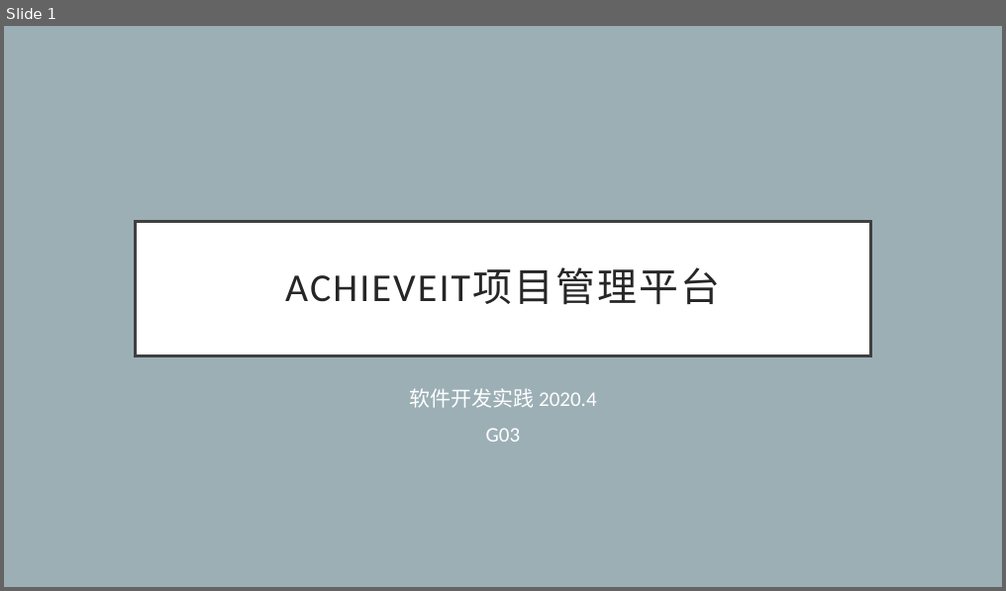
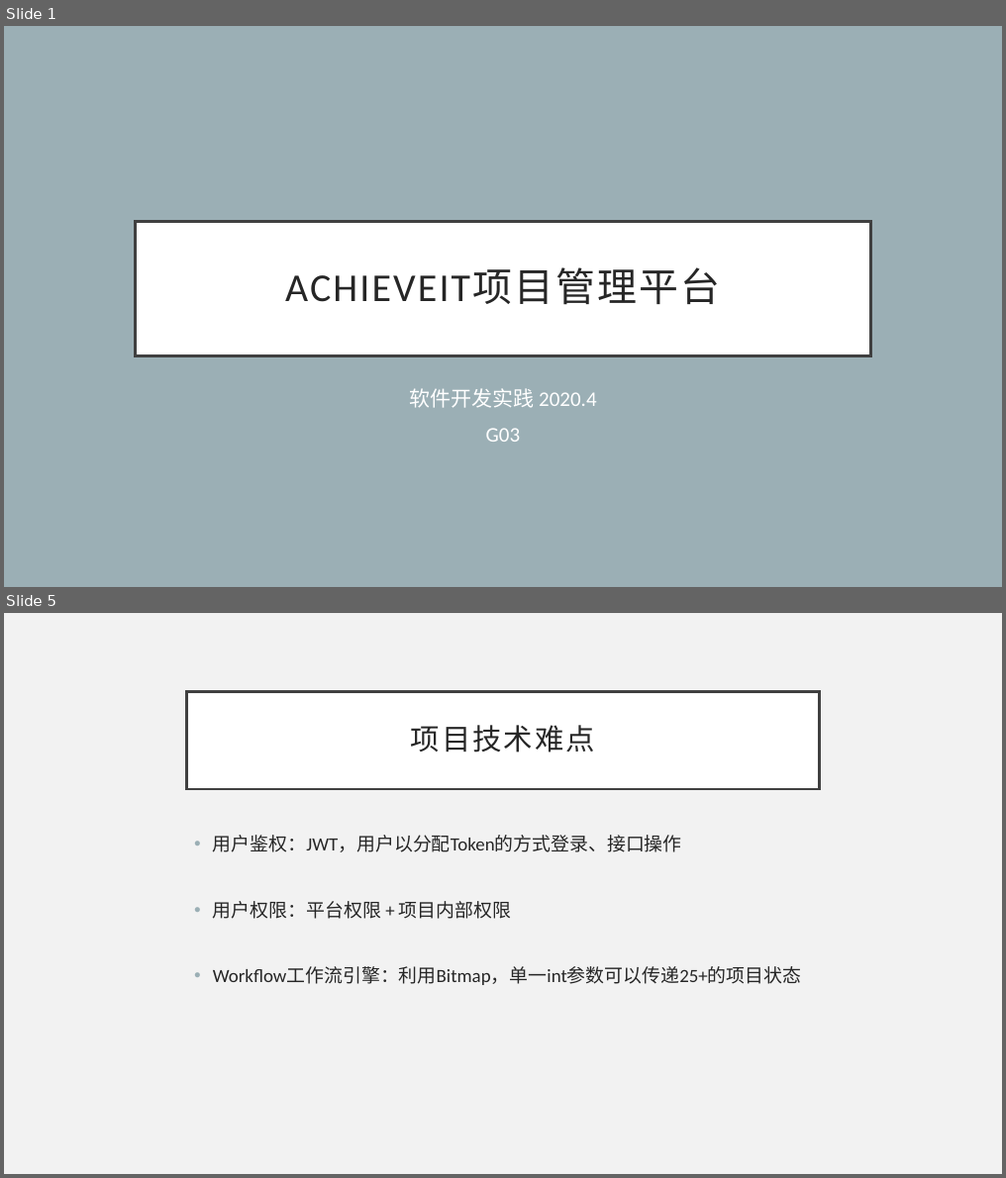
Before and after one commit to ceej7/ProjMGT, a slide deck: achieveit-docs/week8/演示文档_G03.pptx. Shown one above the other, each under a label of ours: slide 1 before the commit, slides 1 and 5 after it; the slides between them are not shown. The pictures are 1006x591 and 1006x1178 pixels, drawn with LibreOffice and Linux fonts; fonts in the diff are those of the drawing. Boxes give left, top, right and bottom in pixels: in the first picture for what was removed or moved away, otherwise in the second. Text is boxed around its words. In the diff, an @@ line names an element or a change of style, - is before the commit and + after.

```diff
--- a/achieveit-docs/week8/演示文档_G03.pptx
+++ b/achieveit-docs/week8/演示文档_G03.pptx
@@ slide 5 added at box(4, 613, 1002, 1174), background #F2F2F2 @@
@@ title added at box(187, 691, 819, 789), fill #FFFFFF, outline #404040 2.5 pt, 28 pt, text #262626 @@
+项目技术难点
@@ text added at box(213, 835, 801, 985), 18 pt, text #262626 @@
+• 用户鉴权：JWT，用户以分配Token的方式登录、接口操作
+• 用户权限：平台权限 + 项目内部权限
+• Workflow工作流引擎：利用Bitmap，单一int参数可以传递25+的项目状态
```
Also in this commit, not shown: 4 slides changed, 8 other slides added, 1 slide removed, 5 other files.
